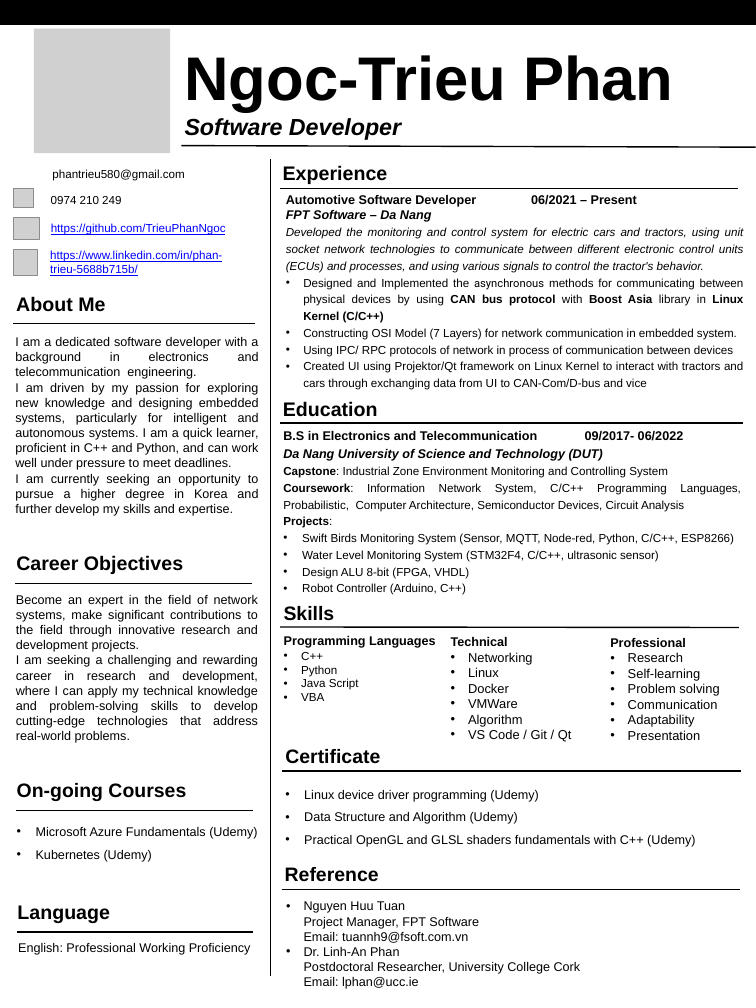
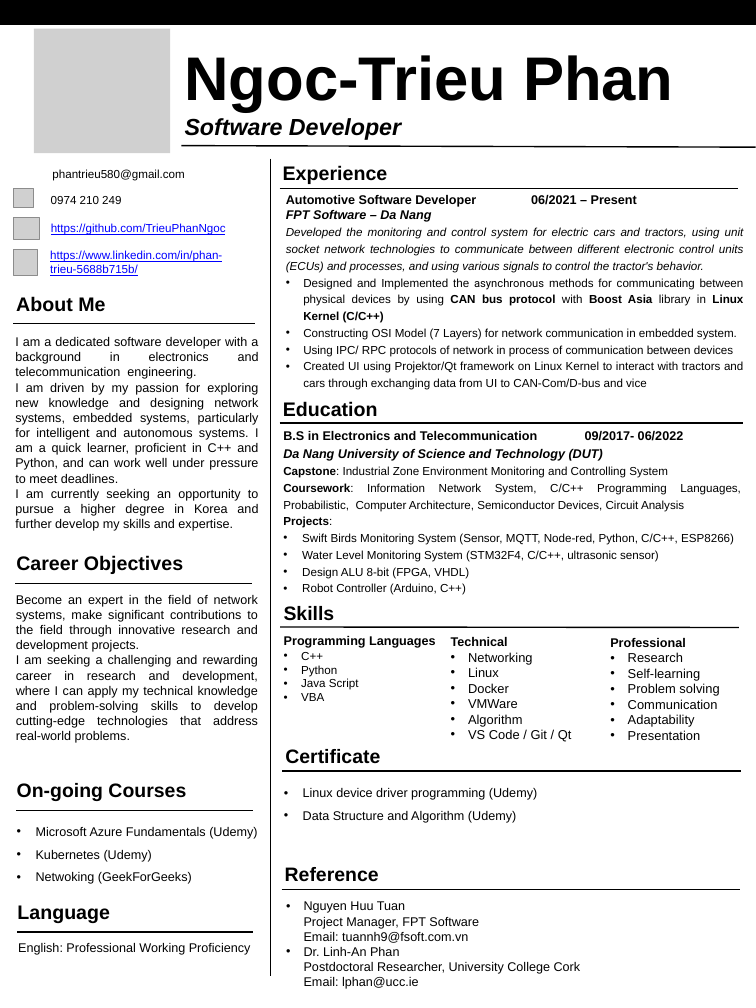
Before and after one commit to TrieuPhanNgoc/_docs_sources, a slide deck: slide 1 of _self/_for_studying/_lab_applying/_DCN_Lab_Soongsil_Univer_Aimed/_create/_cv_for_study_updated_for_CND.pptx. Drawn at 756x1008 pixels with LibreOffice and Linux fonts; fonts in the diff are those of the drawing; grey boxes stand for pictures; background and template pictures are left out. Boxes give left, top, right and bottom in pixels: in the first picture for what was removed or moved away, otherwise in the second. Text is boxed around its words. In the diff, an @@ line names an element or a change of style, - is before the commit and + after.

```diff
--- a/_self/_for_studying/_lab_applying/_DCN_Lab_Soongsil_Univer_Aimed/_create/_cv_for_study_updated_for_CND.pptx
+++ b/_self/_for_studying/_lab_applying/_DCN_Lab_Soongsil_Univer_Aimed/_create/_cv_for_study_updated_for_CND.pptx
@@ text at (x1=15, y1=383, x2=259, y2=483): text changed @@
-I am driven by my passion for exploring new knowledge and designing embedded systems, particularly for intelligent and autonomous systems. I am a quick learner, proficient in C++ and Python, and can work well under pressure to meet deadlines.
+I am driven by my passion for exploring new knowledge and designing network systems, embedded systems, particularly for intelligent and autonomous systems. I am a quick learner, proficient in C++ and Python, and can work well under pressure to meet deadlines.
@@ text at (x1=304, y1=835, x2=695, y2=847): paragraph removed @@
-      • Practical OpenGL and GLSL shaders fundamentals with C++ (Udemy)
@@ text at (x1=36, y1=872, x2=192, y2=884): paragraph added @@
+• Netwoking (GeekForGeeks)
```
Also in this commit, not shown: 20 other files.
